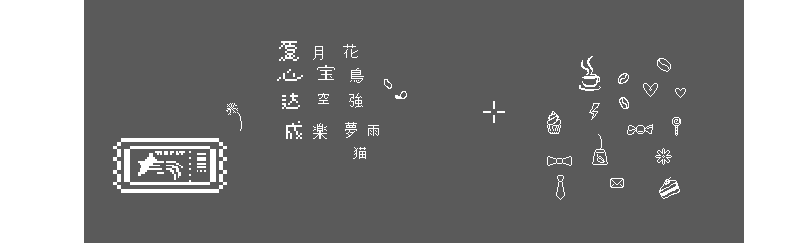
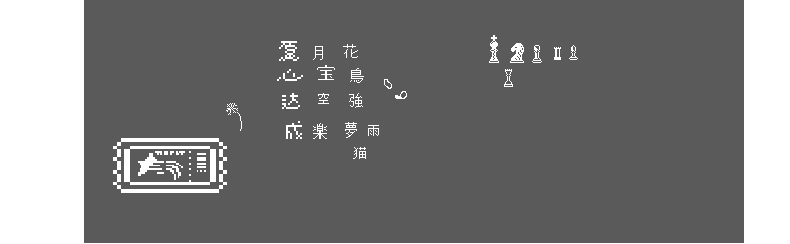
Two versions of the same layered image (790x244). Layer-by-layer changes:
added layer "Слой 26" above "4" over (x1=504, y1=69, x2=513, y2=87)
added layer "4" (1st of 3) above "3" over (x1=569, y1=45, x2=578, y2=60)
added layer "2" (1st of 4) above "1" over (x1=532, y1=45, x2=542, y2=63)
added layer "1" (1st of 4) above "0" over (x1=510, y1=43, x2=524, y2=63)
added layer "0" (1st of 5) above "Группа 4" over (x1=489, y1=35, x2=499, y2=63)
moved "10" (1st of 2, in "Группа 4") into group "Группа 4" over (x1=657, y1=58, x2=671, y2=72)
moved "9" (1st of 2, in "Группа 4") into group "Группа 4" over (x1=655, y1=148, x2=672, y2=165)
moved "7" (1st of 2, in "Группа 4") into group "Группа 4" over (x1=672, y1=117, x2=681, y2=136)
moved "6" (1st of 2, in "Группа 4") into group "Группа 4" over (x1=592, y1=134, x2=608, y2=165)
moved "5" (1st of 2, in "Группа 4") into group "Группа 4" over (x1=627, y1=124, x2=653, y2=135)
moved "4" (2nd of 3, in "Группа 4") into group "Группа 4" over (x1=589, y1=103, x2=600, y2=120)
moved "3" (2nd of 4, in "Группа 4") into group "Группа 4" over (x1=643, y1=83, x2=658, y2=97)
moved "2" (2nd of 4, in "Группа 4") into group "Группа 4" over (x1=619, y1=97, x2=629, y2=109)
moved "1" (2nd of 4, in "Группа 4") into group "Группа 4" over (x1=618, y1=73, x2=629, y2=84)
moved "0" (2nd of 5, in "Группа 4") into group "Группа 4" over (x1=579, y1=56, x2=601, y2=91)
moved "_cur2" into group "Группа 4" over (x1=483, y1=101, x2=505, y2=123)
moved "15" (1st of 2, in "Группа 4") into group "Группа 4" over (x1=659, y1=177, x2=680, y2=199)
moved "14" (1st of 2, in "Группа 4") into group "Группа 4" over (x1=610, y1=178, x2=624, y2=188)
moved "13" (1st of 2, in "Группа 4") into group "Группа 4" over (x1=556, y1=175, x2=565, y2=200)
moved "12" (1st of 2, in "Группа 4") into group "Группа 4" over (x1=547, y1=156, x2=572, y2=166)
moved "11" (1st of 2, in "Группа 4") into group "Группа 4" over (x1=547, y1=111, x2=561, y2=134)
…and 2 more changes (1 added, 1 stack)
